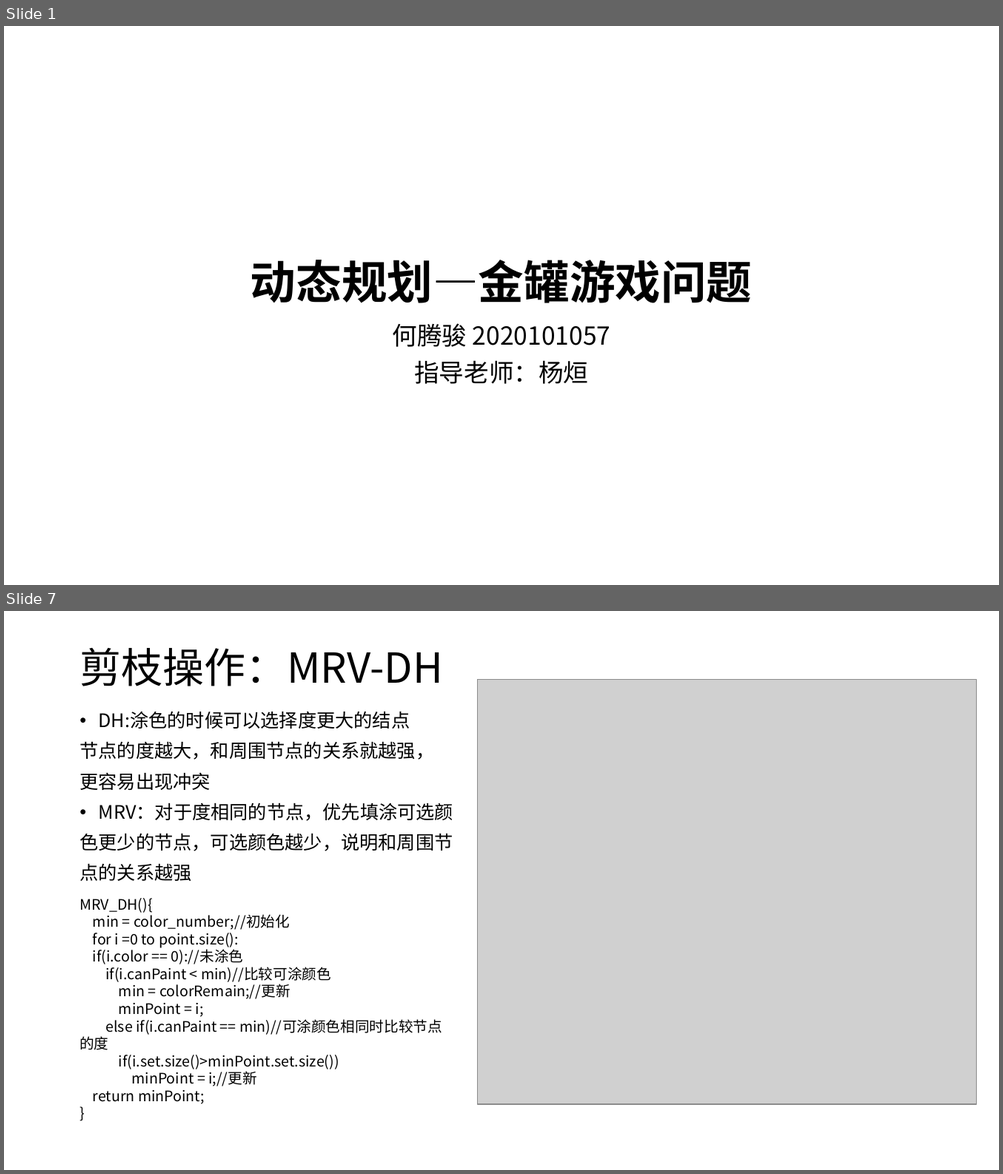
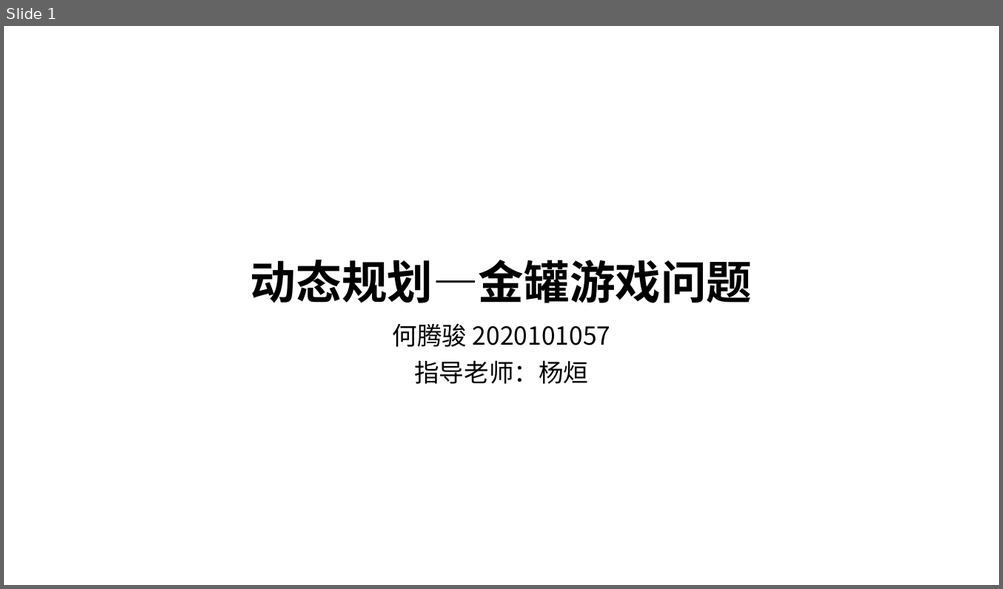
Before and after one commit to VirtualPuffer/Algorithm_Experiment, a slide deck: report/实验4/算法实验04.pptx. Shown one above the other, each under a label of ours: slides 1 and 7 before the commit, slide 1 after it; the slides between them are not shown. The pictures are 1003x1174 and 1003x589 pixels, drawn with LibreOffice and Linux fonts; fonts in the diff are those of the drawing; grey boxes stand for pictures. Boxes give left, top, right and bottom in pixels: in the first picture for what was removed or moved away, otherwise in the second. Text is boxed around its words. In the diff, an @@ line names an element or a change of style, - is before the commit and + after.

```diff
--- a/report/实验4/算法实验04.pptx
+++ b/report/实验4/算法实验04.pptx
@@ slide 7 removed at <box>4,611,999,1170</box>, background #FFFFFF @@
@@ title removed at <box>79,648,443,686</box> @@
-剪枝操作：MRV-DH
@@ picture removed at <box>478,680,977,1105</box> @@
@@ text removed at <box>79,711,454,881</box> @@
-• DH:涂色的时候可以选择度更大的结点
-节点的度越大，和周围节点的关系就越强，
-更容易出现冲突
-• MRV：对于度相同的节点，优先填涂可选颜
-色更少的节点，可选颜色越少，说明和周围节
-点的关系越强
@@ text removed at <box>79,898,442,1105</box> @@
-MRV_DH(){
-min = color_number;//初始化
-for i =0 to point.size():
-if(i.color == 0)://未涂色
-if(i.canPaint < min)//比较可涂颜色
-min = colorRemain;//更新
-minPoint = i;
-else if(i.canPaint == min)//可涂颜色相同时比较节点的度
-if(i.set.size()>minPoint.set.size())
-minPoint = i;//更新
-return minPoint;
-}
```
Also in this commit, not shown: 2 slides changed, 3 slides added, 7 other slides removed, 2 other files.
